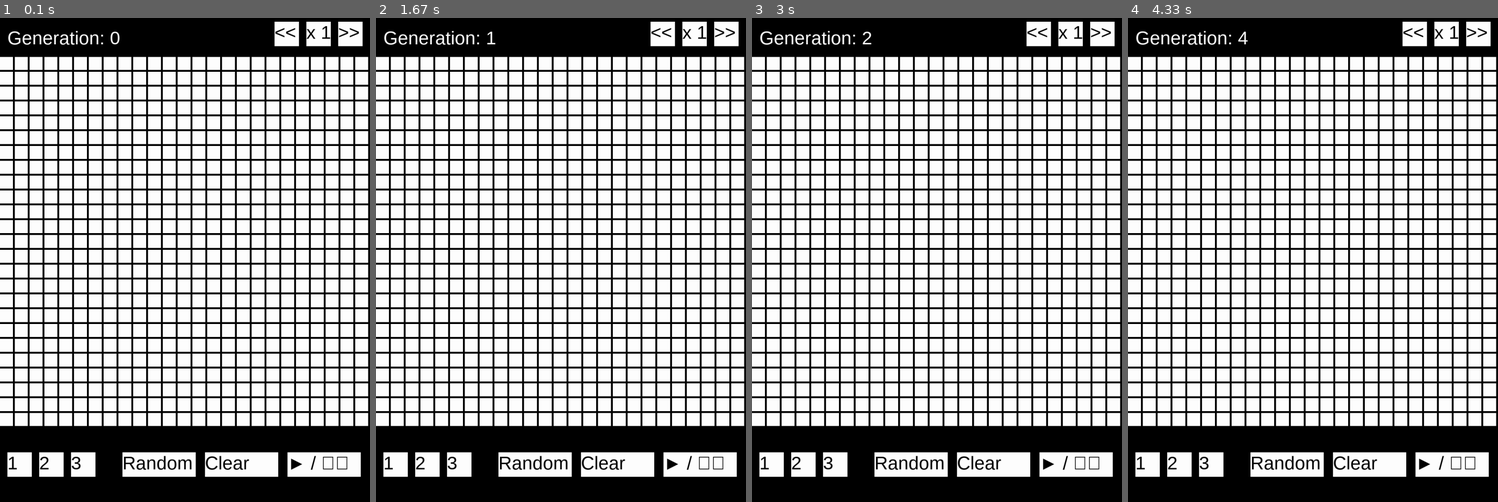
Above: before the commit, frames 1-4 (left to right).
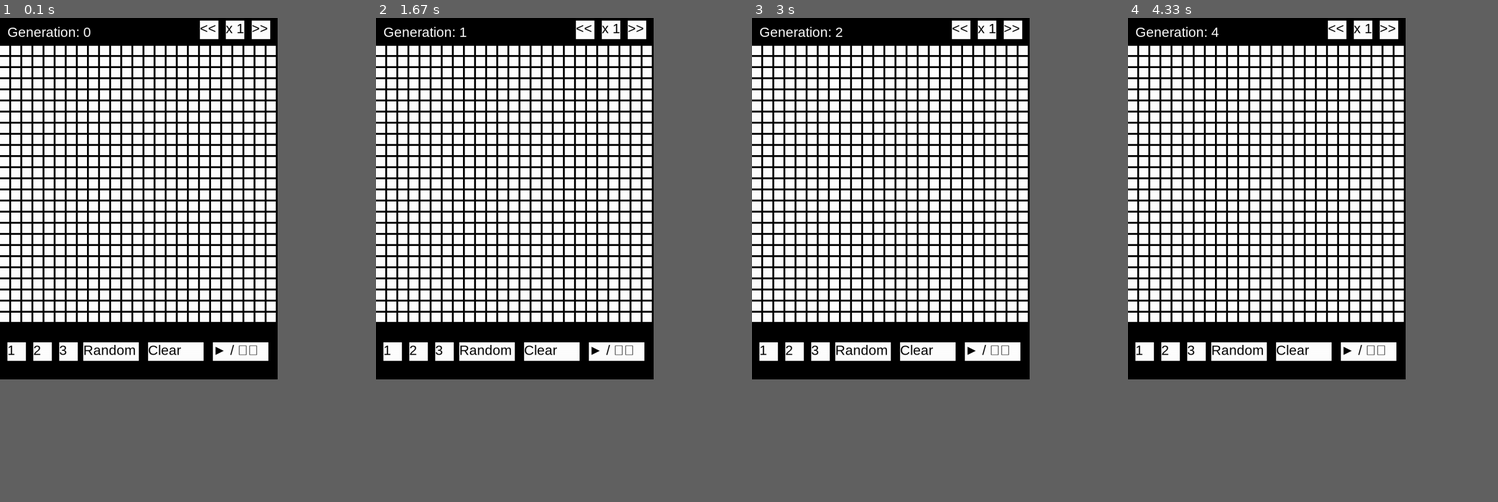
Above: after the commit, the same moments.

Repository: bloominstituteoftechnology/CS-Build-Week-1
Game: pygame game, started from draft.py
The game is run twice, just before and just after one commit, with the same random seed, the same clock (stepped at 60 frames per second) and the same inputs.
Inputs (mouse positions are in pixels of both pictures, inside the frame that each line leads up to):
- Up to frame 1 (0.1 s): no input
- Up to frame 2 (1.67 s): press the mouse at (549, 351) at 0.37 s; move the mouse to (527, 226) at 0.47 s; release the mouse at (501, 100) at 0.6 s; click "► / ❚❚" at 0.72 s
- Up to frame 3 (3 s): no input
- Up to frame 4 (4.33 s): no input
In our replay, the window is 689x900 before the commit and 517x672 after it. These sizes can differ from the game's own. Grey fills any space a smaller window leaves; there, only what the larger window draws over its background counts as a difference.

The runs differ from the first frame. In frame 1, 48% of the frame differs, in the area x 0-100%, y 0-100%; in frame 2, 48%; in frame 3, 48%; in frame 4, 48%.

Commit message:
Change window size

Diff:
--- a/draft.py
+++ b/draft.py
@@ -105,7 +105,7 @@
     gen = 0
     max = 25
     l = [ [0] * max for i in range(max) ]
-    WINDOW = 1000
+    WINDOW = 750
     CELL_SIZE = int(WINDOW / max) - 5
     BOTTOM_PADDING = int(WINDOW / 5)
     TOP_PADDING = CELL_SIZE * 3
